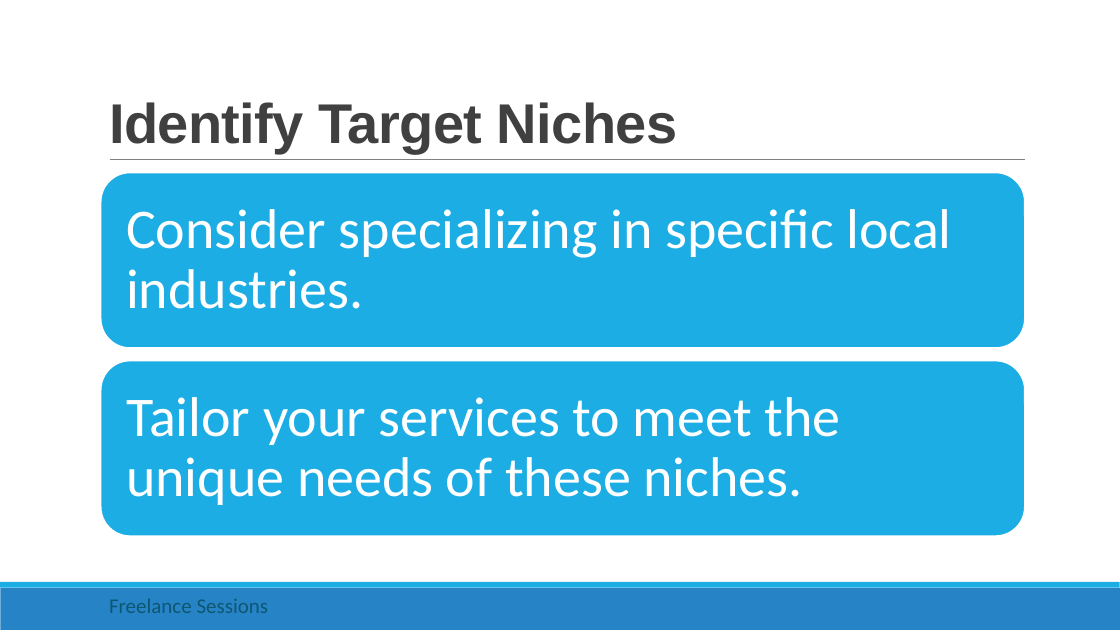
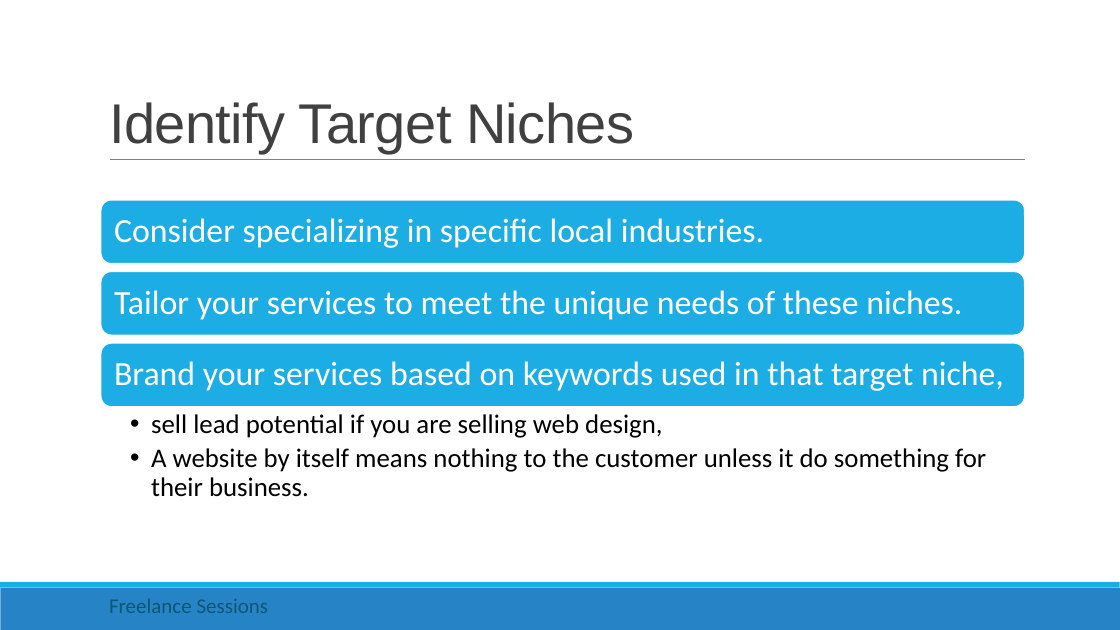
Before and after one commit to rishigujadhur1/Slides, a slide deck: slide 10 of Freelancing/Freelance Session 0 - Foundation.pptx (slide 3 before the commit). Drawn at 1120x630 pixels with LibreOffice and Linux fonts; fonts in the diff are those of the drawing. Boxes give left, top, right and bottom in pixels: in the first picture for what was removed or moved away, otherwise in the second. Text is boxed around its words. In the diff, an @@ line names an element or a change of style, - is before the commit and + after.

```diff
--- a/Freelancing/Freelance Session 0 - Foundation.pptx
+++ b/Freelancing/Freelance Session 0 - Foundation.pptx
@@ title "Identify Target Niches" at [109,102,634,153]: bold off @@
@@ rounded rectangle: place and size @@
-rounded rectangle at [101,172,1025,348]
+rounded rectangle at [101,200,1025,264]
@@ text "Consider specializing in specific local ...": place and size @@
-text "Consider specializing in specific local ..." at [126,209,952,309]
+text "Consider specializing in specific local ..." at [114,218,764,248]
@@ text "Consider specializing in specific local ..." at [114,218,764,248]: size 48 to 29 pt; less space between paragraphs @@
@@ rounded rectangle added at [101,271,1025,335], fill #1CADE4, outline #FFFFFF 1.25 pt @@
@@ text "Tailor your services to meet ..." at [114,290,962,320]: size 48 to 29 pt; less space between paragraphs @@
@@ text "Tailor your services to meet ...": place and size @@
-text "Tailor your services to meet ..." at [126,397,840,505]
+text "Tailor your services to meet ..." at [114,290,962,320]
@@ rounded rectangle: place and size @@
-rounded rectangle at [101,360,1025,536]
+rounded rectangle at [101,343,1025,407]
@@ text added at [114,361,1004,391], 29 pt, text #FFFFFF @@
+Brand your services based on keywords used in that target niche,
@@ text added at [151,414,986,497], 23 pt, text #000000 @@
+  • sell lead potential if you are selling web design,
+  • A website by itself means nothing to the customer unless it do something for their business.
```
Also in this commit, not shown: 2 other slides changed, 7 slides added, 3 slides removed.
